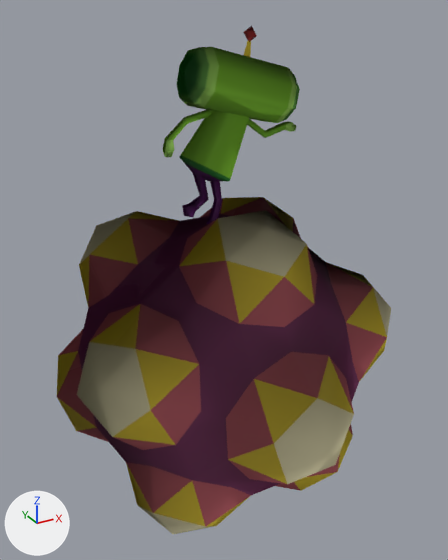
One commit to the glTF model public/assets/goldens/ps2_save-icons_katamari-damacy.glb: the scene before it, then after it.
Camera for both pictures: a 50 mm camera at (-2.6, -4.85, 5.01) aimed at (0.07, 0.0, 2.58). Arrows for +X, +Y and +Z are at lower left; the lights stay in place. The older version comes first. Where no turn or scale is listed for an object, it has been applied to the vertices. Vertices at exactly the same position are counted once.

Objects in the first picture: 'normal.ico'.
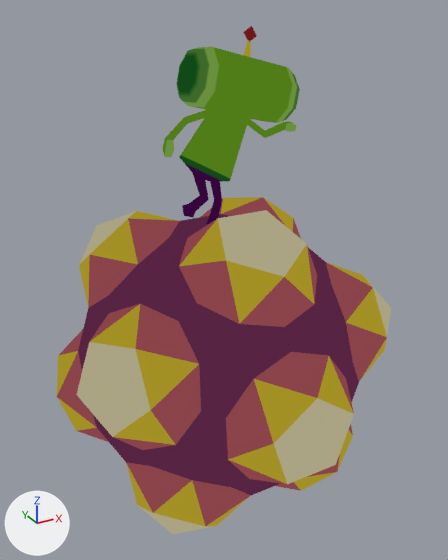
Boxes [x1, y1, x2, y2] around the edits, measured in the pictures (448 x 560 px):
'normal.ico', recoloured (lighter)
    both: [57, 26, 391, 534]

Patch to the scene script:
```diff
--- a/public/assets/goldens/ps2_save-icons_katamari-damacy.glb.py
+++ b/public/assets/goldens/ps2_save-icons_katamari-damacy.glb.py
@@ mat_ps2_icon @@
 mat_ps2_icon = bpy.data.materials.new('ps2-icon')
-# nodes: BsdfPrincipled, Mix, OutputMaterial, TexImage, VertexColor
+# nodes: BsdfTransparent, Emission, LightPath, Mix, MixShader, OutputMaterial, TexImage, VertexColor
 # uses the picture img_normal_ico
@@ me_normal_ico @@
 me_normal_ico.from_pydata(...)  # 320 vertices, 591 faces; spans x -1.57..1.61, y -1.77..1.78, z 0.19..4.87
 # used by ob_normal_ico; location = (0.0, 0.0, 0.0)
+# me_normal_ico part 1: 591 faces centred in x -1.49..1.54, y -1.67..1.67, z 0.19..4.83 are repainted in the vertex colours; the middle colour goes from white #ffffff to light grey #c9c9c9
 me_normal_ico.materials.append(mat_ps2_icon)
```
